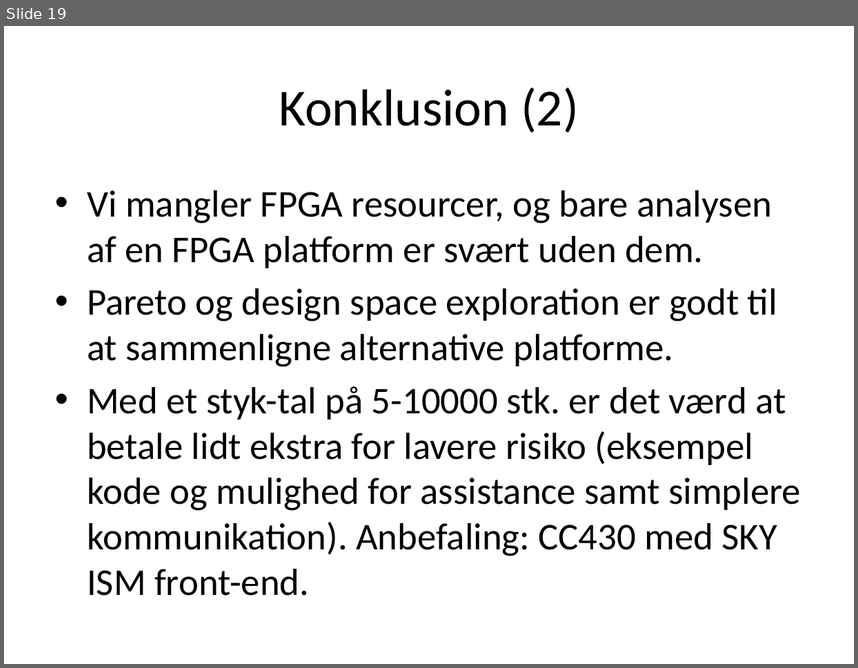
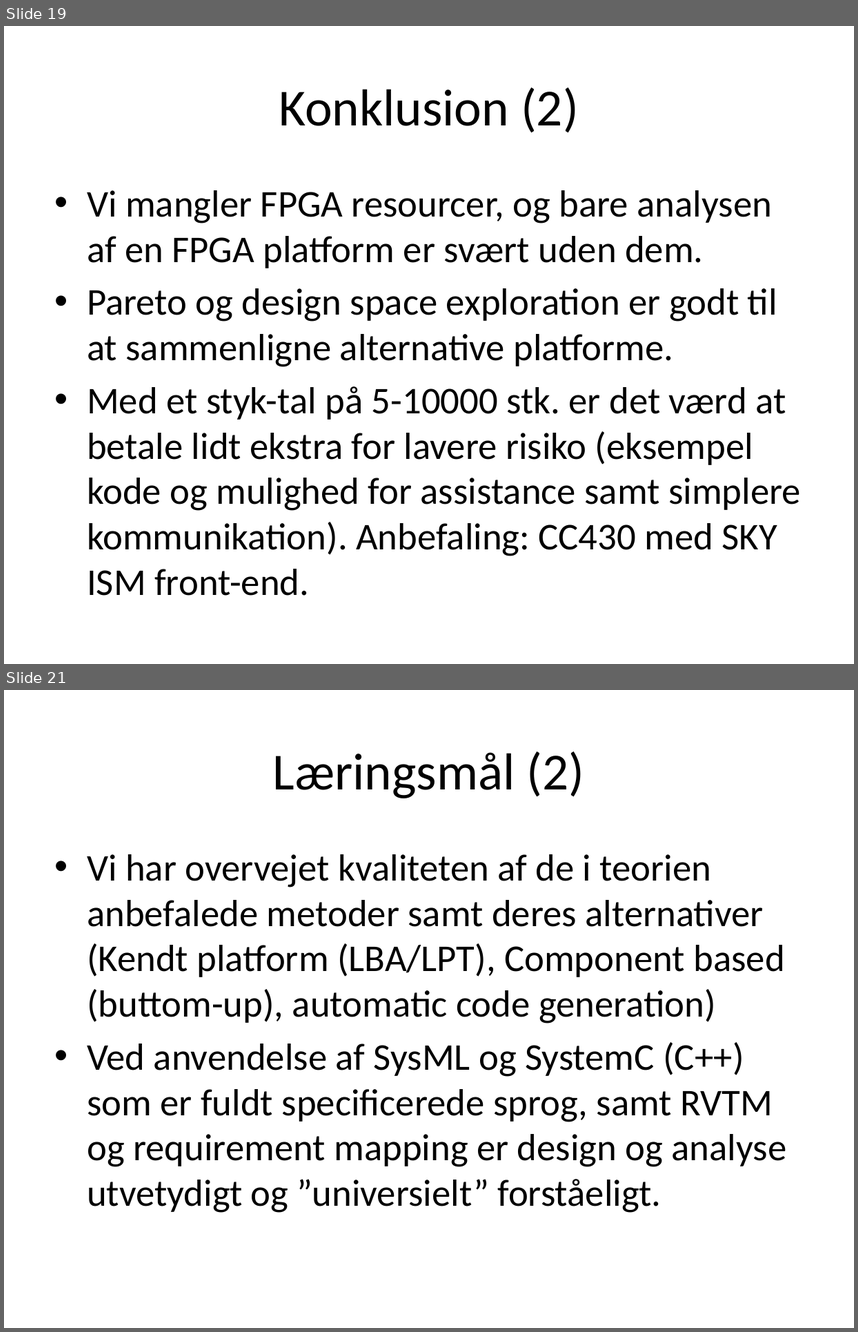
Before and after one commit to ahpoder/masterofit2009, a slide deck: syseng_hwco/proj/Artifact/Presentations/Presentation_exam.pptx. Shown one above the other, each under a label of ours: slide 19 before the commit, slides 19 and 21 after it; the slides between them are not shown. The pictures are 858x668 and 858x1332 pixels, drawn with LibreOffice and Linux fonts; fonts in the diff are those of the drawing. Boxes give left, top, right and bottom in pixels: in the first picture for what was removed or moved away, otherwise in the second. Text is boxed around its words. In the diff, an @@ line names an element or a change of style, - is before the commit and + after.

Commit message:
Tilføjer læringsmål

```diff
--- a/syseng_hwco/proj/Artifact/Presentations/Presentation_exam.pptx
+++ b/syseng_hwco/proj/Artifact/Presentations/Presentation_exam.pptx
@@ slide 21 added at <box>4,690,854,1328</box>, background #FFFFFF @@
@@ title added at <box>273,751,585,798</box>, 44 pt, text #000000 @@
+Læringsmål (2)
@@ text added at <box>87,854,787,1212</box>, 32 pt, text #000000 @@
+• Vi har overvejet kvaliteten af de i teorien anbefalede metoder samt deres alternativer (Kendt platform (LBA/LPT), Component based (buttom-up), automatic code generation)
+• Ved anvendelse af SysML og SystemC (C++) som er fuldt specificerede sprog, samt RVTM og requirement mapping er design og analyse utvetydigt og ”universielt” forståeligt.
```
Also in this commit, not shown: 1 other slide added.
